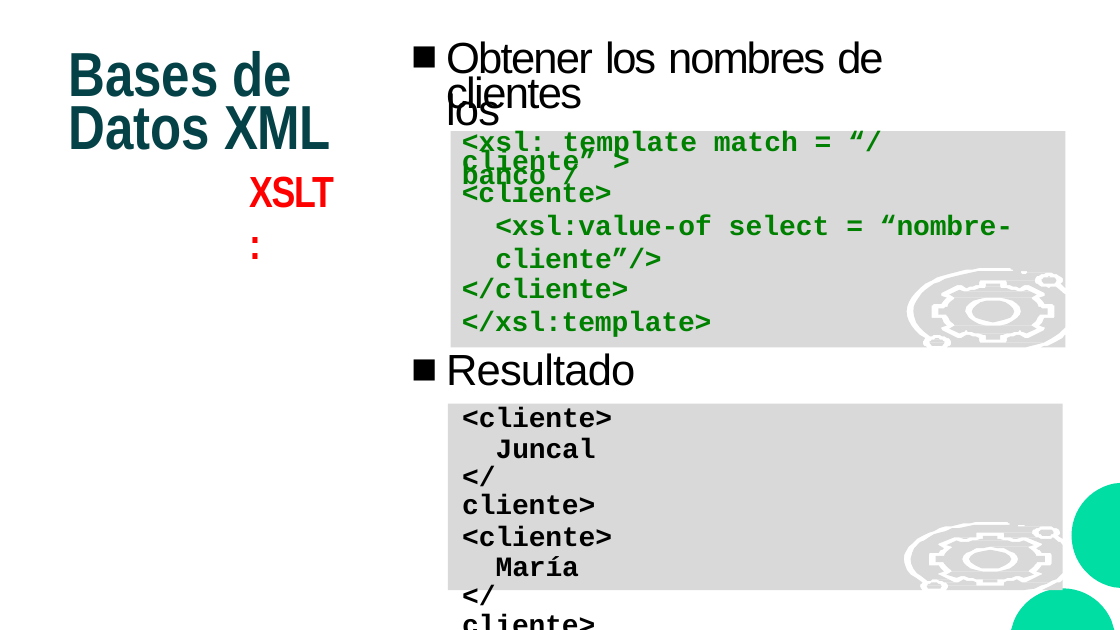
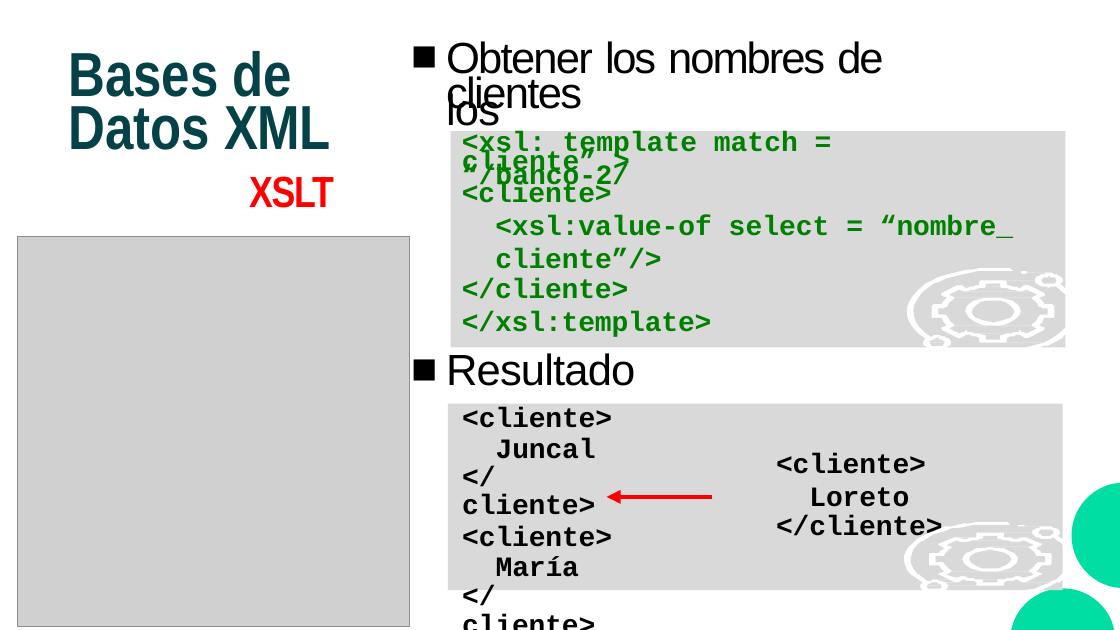
Before and after one commit to CodeWithJuancho/CEIABD_Modulos-de-Big-Data, a slide deck: slide 42 of BIU/UT2 - Almacenamiento y consulta de datos/UT2_1 XML/UT2_1 XML.pptx (slide 39 before the commit). Drawn at 1120x630 pixels with LibreOffice and Linux fonts; fonts in the diff are those of the drawing; grey boxes stand for pictures. Boxes give left, top, right and bottom in pixels: in the first picture for what was removed or moved away, otherwise in the second. Text is boxed around its words. In the diff, an @@ line names an element or a change of style, - is before the commit and + after.

```diff
--- a/BIU/UT2 - Almacenamiento y consulta de datos/UT2_1 XML/UT2_1 XML.pptx
+++ b/BIU/UT2 - Almacenamiento y consulta de datos/UT2_1 XML/UT2_1 XML.pptx
@@ text at <box>462,131,798,192</box>: text changed @@
-<xsl: template match = “/ banco /
+<xsl: template match = “/banco-2/
@@ picture added at <box>18,237,410,627</box> @@
@@ text at <box>495,216,1013,269</box>: text changed @@
-<xsl:value-of select = “nombre- cliente”/>
+<xsl:value-of select = “nombre_ cliente”/>
@@ text added at <box>776,454,942,536</box>, 18 pt, text #000000, bold @@
+<cliente>
+Loreto
+</cliente>
@@ arrow added from (712, 497) to (607, 497), #FF0000 3 pt @@
```
Also in this commit, not shown: 12 other slides changed, 5 slides added, 12 other files.
